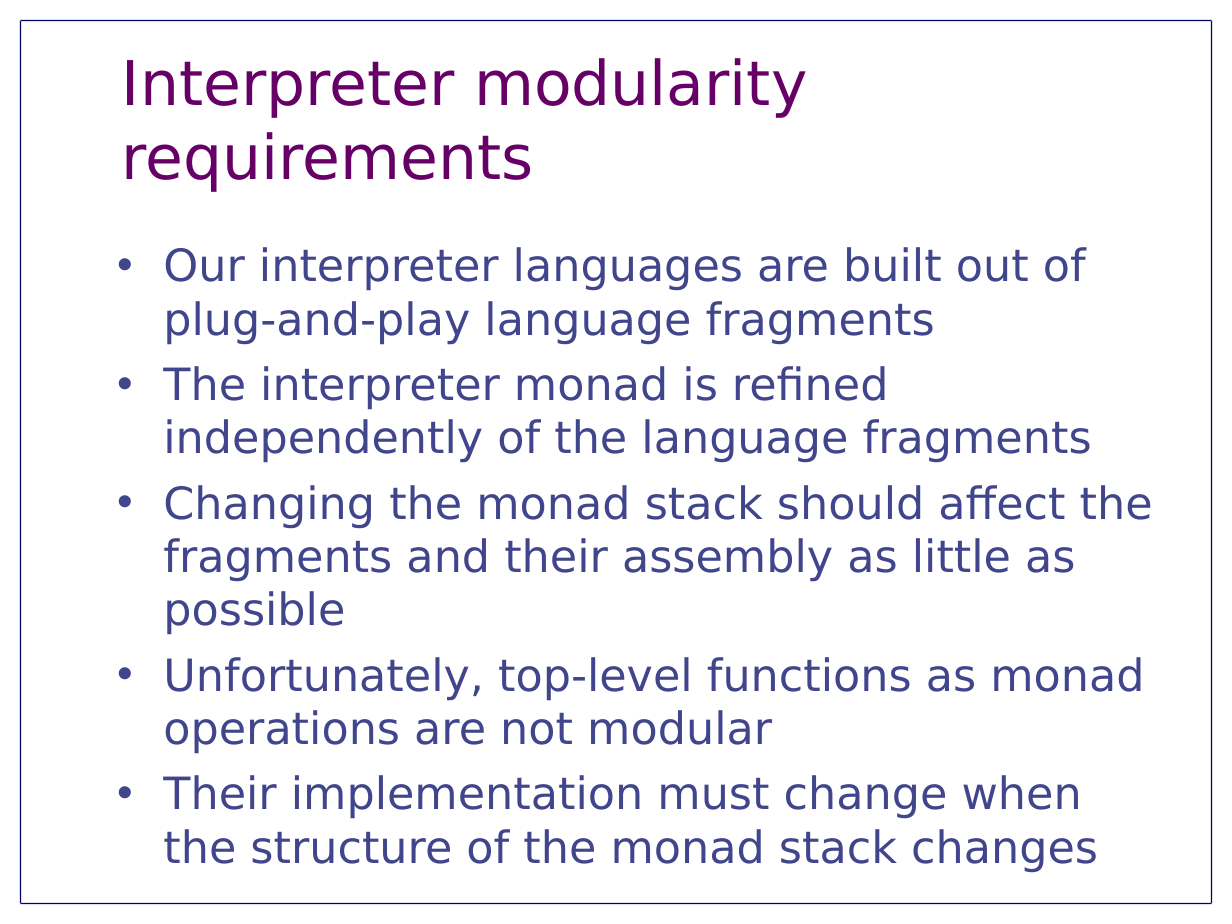
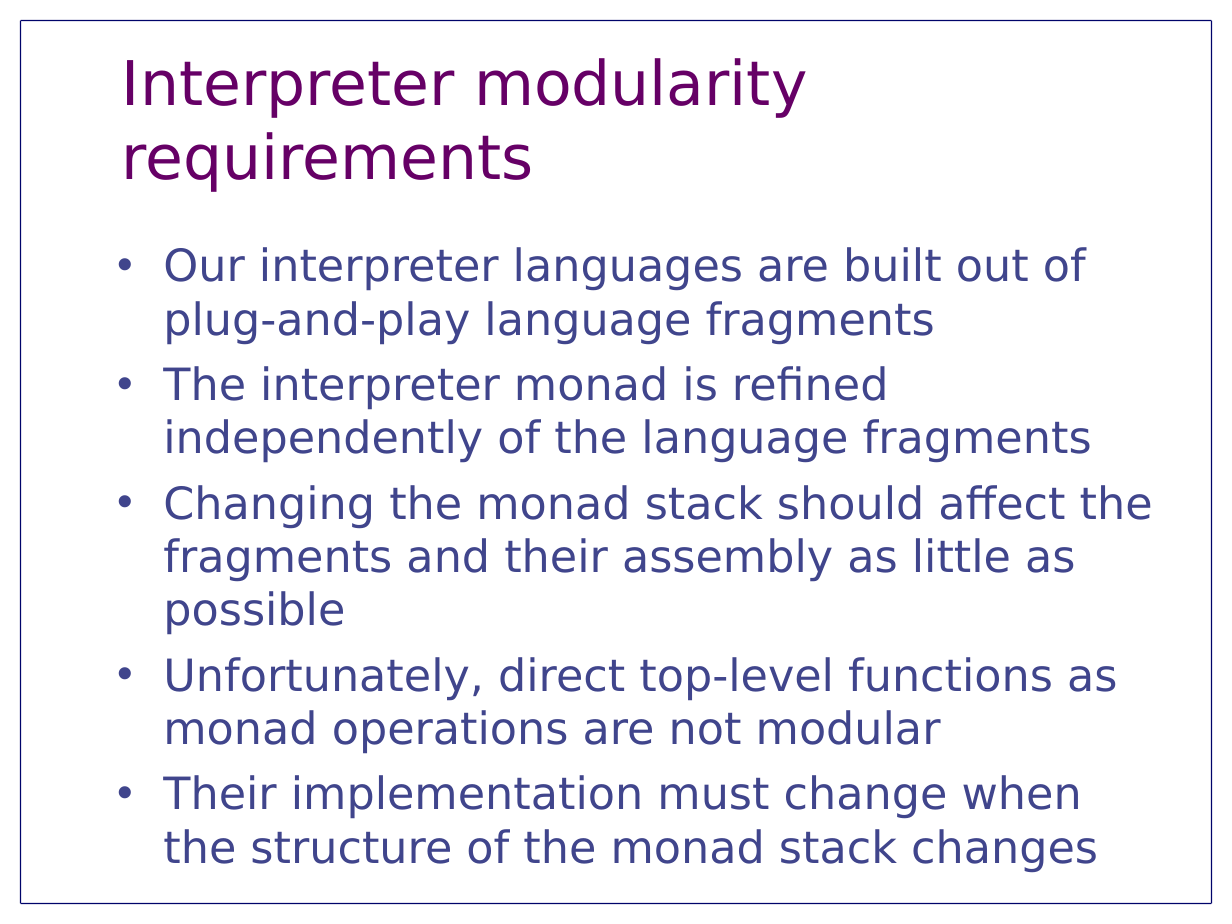
Before and after one commit to jnewbern/monad-tutorial, a slide deck: slide 2 of slides/NewMonads.odp. Drawn at 1232x924 pixels with LibreOffice and Linux fonts; fonts in the diff are those of the drawing. Boxes give left, top, right and bottom in pixels: in the first picture for what was removed or moved away, otherwise in the second. Text is boxed around its words. In the diff, an @@ line names an element or a change of style, - is before the commit and + after.

```diff
--- a/slides/NewMonads.odp
+++ b/slides/NewMonads.odp
@@ text at (x1=163, y1=657, x2=1117, y2=754): text changed @@
-• Unfortunately, top-level functions as monad operations are not modular
+• Unfortunately, direct top-level functions as monad operations are not modular
```
Also in this commit, not shown: 2 other slides changed, 1 other file.
